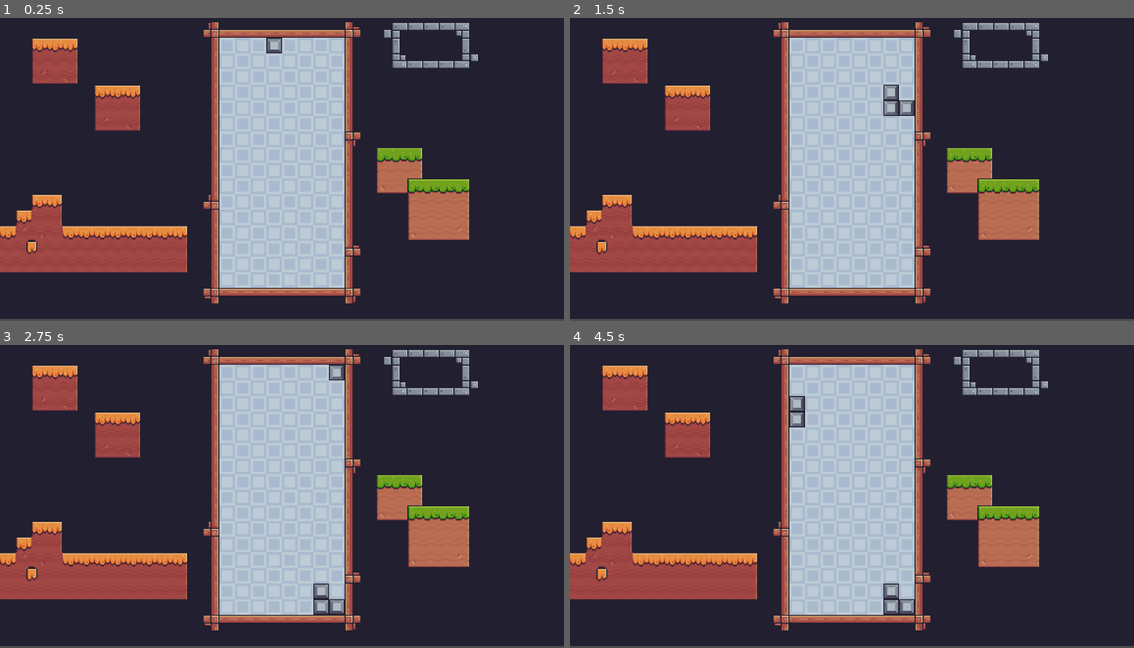
Above: before the commit, frames 1-4 (two rows, left to right).
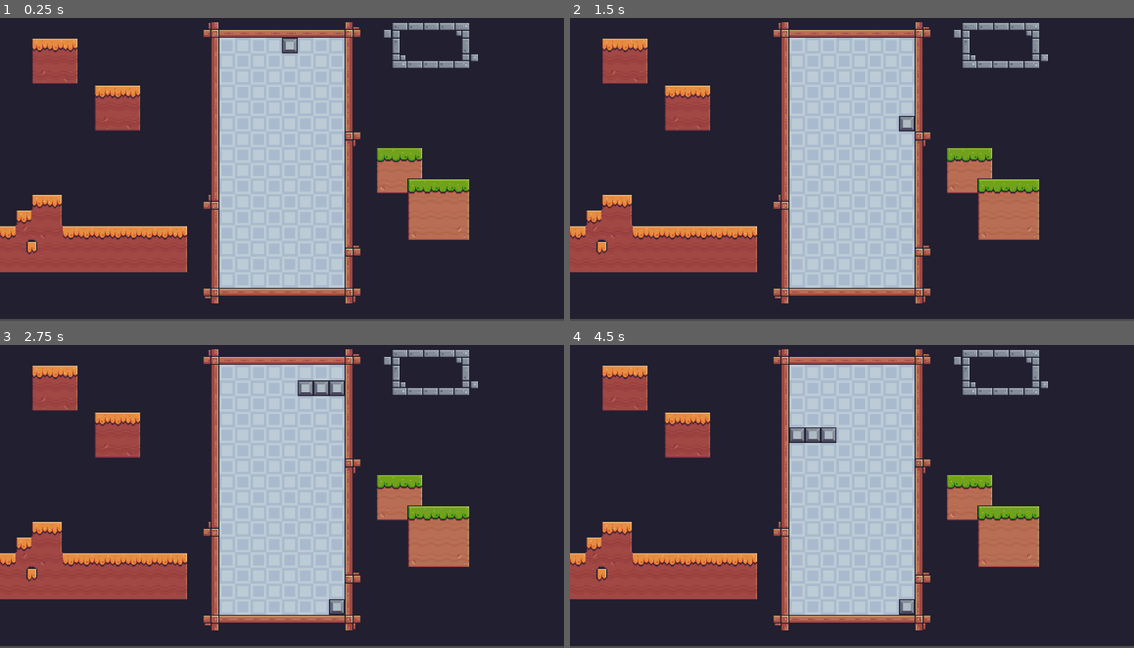
Above: after the commit, the same moments.

Repository: seriousdev-gh/godot_simple_games
Game: Godot game, scene res://scenes/game_tetris.tscn
Same seed, same stepped clock (60 frames per second), same inputs: the game is played once before the commit and once after it.
Inputs:
- Up to frame 1 (0.25 s): no input
- Up to frame 2 (1.5 s): tap Enter at 0.5 s; hold D (right) 0.53-1.28 s; tap Space (rotate) at 0.6, 1.35 s; hold Down (down) from 1.28 s (still down)
- Up to frame 3 (2.75 s): release Down (down) at 2.03 s; hold D (right) from 2.03 s (still down); tap Space (rotate) at 2.1 s
- Up to frame 4 (4.5 s): tap Space (rotate) at 2.85, 3.5, 3.6, 4.35 s; release D (right) at 3.53 s; hold A (left) from 3.53 s (still down)

The runs differ from the first frame. In frame 1, 0.2% of the frame differs, in the area x 47-53%, y 6-12%; in frame 2, 0.5%; in frame 3, 0.7%; in frame 4, 0.8%, in the area x 38-59%, y 16-90%.

Commit message:
rewrite tetris using draw function and only script logic

Diff:
--- a/scenes/block.tscn
+++ /dev/null
@@ -1,8 +0,0 @@
-[gd_scene load_steps=2 format=3 uid="uid://bys3o70iep8p6"]
-
-[ext_resource type="Texture2D" uid="uid://bjcjdusr08ly3" path="res://assets/Terrain (16x16).png" id="1_hyvlp"]
-
-[node name="Block" type="Sprite2D"]
-texture = ExtResource("1_hyvlp")
-region_enabled = true
-region_rect = Rect2(192, 80, 15.9646, 16)
--- a/scenes/block_placed.tscn
+++ /dev/null
@@ -1,34 +0,0 @@
-[gd_scene load_steps=5 format=3 uid="uid://cofwie3ocmxf5"]
-
-[ext_resource type="PackedScene" uid="uid://bys3o70iep8p6" path="res://scenes/block.tscn" id="1_cn66g"]
-
-[sub_resource type="RectangleShape2D" id="RectangleShape2D_hwd5o"]
-size = Vector2(4, 12)
-
-[sub_resource type="RectangleShape2D" id="RectangleShape2D_earpc"]
-size = Vector2(4, 12)
-
-[sub_resource type="RectangleShape2D" id="RectangleShape2D_ma7xu"]
-size = Vector2(12, 4)
-
-[node name="BlockPlaced" type="Node2D"]
-
-[node name="Block" parent="." instance=ExtResource("1_cn66g")]
-
-[node name="block_left" type="Area2D" parent="."]
-
-[node name="CollisionShape2D" type="CollisionShape2D" parent="block_left"]
-position = Vector2(6, 0)
-shape = SubResource("RectangleShape2D_hwd5o")
-
-[node name="block_right" type="Area2D" parent="."]
-
-[node name="CollisionShape2D" type="CollisionShape2D" parent="block_right"]
-position = Vector2(-6, 0)
-shape = SubResource("RectangleShape2D_earpc")
-
-[node name="block_down" type="Area2D" parent="."]
-
-[node name="CollisionShape2D" type="CollisionShape2D" parent="block_down"]
-position = Vector2(0, -6)
-shape = SubResource("RectangleShape2D_ma7xu")
--- a/scenes/game_tetris.tscn
+++ b/scenes/game_tetris.tscn
@@ -1,10 +1,8 @@
-[gd_scene load_steps=19 format=3 uid="uid://ok137eghwank"]
+[gd_scene load_steps=6 format=3 uid="uid://ok137eghwank"]
 
 [ext_resource type="Texture2D" uid="uid://bjcjdusr08ly3" path="res://assets/Terrain (16x16).png" id="1_1hb1v"]
 [ext_resource type="Script" path="res://scripts/game_tetris.gd" id="1_pss6a"]
 [ext_resource type="Texture2D" uid="uid://dvkmgv2tby1pi" path="res://assets/background/Blue.png" id="2_g03vg"]
-[ext_resource type="PackedScene" uid="uid://kpra7gmcmyvk" path="res://scenes/tetris_piece.tscn" id="4_jbkdd"]
-[ext_resource type="PackedScene" uid="uid://bys3o70iep8p6" path="res://scenes/block.tscn" id="5_fqcg6"]
 
 [sub_resource type="TileSetAtlasSource" id="TileSetAtlasSource_slitq"]
 texture = ExtResource("1_1hb1v")
@@ -148,41 +146,10 @@
 [sub_resource type="TileSet" id="TileSet_7gogd"]
 sources/0 = SubResource("TileSetAtlasSource_slitq")
 
-[sub_resource type="RectangleShape2D" id="RectangleShape2D_wrfcj"]
-size = Vector2(18, 18)
-
-[sub_resource type="RectangleShape2D" id="RectangleShape2D_6n4u4"]
-size = Vector2(16, 16)
-
-[sub_resource type="RectangleShape2D" id="RectangleShape2D_6wqjj"]
-size = Vector2(34, 18)
-
-[sub_resource type="RectangleShape2D" id="RectangleShape2D_tj650"]
-size = Vector2(14, 13)
-
-[sub_resource type="RectangleShape2D" id="RectangleShape2D_cor55"]
-size = Vector2(18, 50)
-
-[sub_resource type="RectangleShape2D" id="RectangleShape2D_6ml2w"]
-size = Vector2(11, 11)
-
-[sub_resource type="RectangleShape2D" id="RectangleShape2D_eiv0u"]
-size = Vector2(34, 18)
-
-[sub_resource type="RectangleShape2D" id="RectangleShape2D_yfv5t"]
-size = Vector2(18, 16)
-
-[sub_resource type="RectangleShape2D" id="RectangleShape2D_4hqfs"]
-size = Vector2(14, 14)
-
-[sub_resource type="RectangleShape2D" id="RectangleShape2D_q2sau"]
-size = Vector2(160, 16)
-
-[sub_resource type="RectangleShape2D" id="RectangleShape2D_60dab"]
-size = Vector2(16, 326)
-
 [node name="Tetris" type="Node2D"]
 script = ExtResource("1_pss6a")
+block_texture = ExtResource("1_1hb1v")
+block_source_rect = Rect2(192, 80, 16, 16)
 metadata/_edit_lock_ = true
 
 [node name="TileMap" type="TileMap" parent="."]
@@ -201,96 +168,15 @@
 [node name="Camera2D" type="Camera2D" parent="."]
 zoom = Vector2(2, 2)
 
-[node name="pieces" type="Node" parent="."]
-
-[node name="single" parent="pieces" instance=ExtResource("4_jbkdd")]
-position = Vector2(-275, -264)
-
-[node name="pieces_single_Area2D#CollisionShape2D" type="CollisionShape2D" parent="pieces/single/bounds" index="0"]
-shape = SubResource("RectangleShape2D_wrfcj")
-
-[node name="CollisionShape2D" type="CollisionShape2D" parent="pieces/single/rotation_probe" index="0"]
-shape = SubResource("RectangleShape2D_6n4u4")
-
-[node name="two" parent="pieces" instance=ExtResource("4_jbkdd")]
-position = Vector2(-178, -253)
-
-[node name="LongPressCooldown" parent="pieces/two" index="2"]
-wait_time = 0.1
-
-[node name="pieces_two_Area2D#CollisionShape2D" type="CollisionShape2D" parent="pieces/two/bounds" index="0"]
-position = Vector2(8, 0)
-shape = SubResource("RectangleShape2D_6wqjj")
-
-[node name="CollisionShape2D" type="CollisionShape2D" parent="pieces/two/rotation_probe" index="0"]
-position = Vector2(0, 16.5)
-shape = SubResource("RectangleShape2D_tj650")
-
-[node name="Block2" parent="pieces/two" instance=ExtResource("5_fqcg6")]
-position = Vector2(16, 0)
-
-[node name="three" parent="pieces" instance=ExtResource("4_jbkdd")]
-position = Vector2(-275, -220)
-
-[node name="Block2" parent="pieces/three" instance=ExtResource("5_fqcg6")]
-position = Vector2(0, -16)
-
-[node name="Block3" parent="pieces/three" instance=ExtResource("5_fqcg6")]
-position = Vector2(0, 16)
-
-[node name="CollisionShape2D" type="CollisionShape2D" parent="pieces/three/bounds" index="0"]
-shape = SubResource("RectangleShape2D_cor55")
-
-[node name="CollisionShape2D" type="CollisionShape2D" parent="pieces/three/rotation_probe" index="0"]
-position = Vector2(-15.5, 0)
-shape = SubResource("RectangleShape2D_6ml2w")
-
-[node name="three2" parent="pieces" instance=ExtResource("4_jbkdd")]
-position = Vector2(-109, -274)
-
-[node name="Block2" parent="pieces/three2" instance=ExtResource("5_fqcg6")]
-position = Vector2(16, 0)
-
-[node name="Block3" parent="pieces/three2" instance=ExtResource("5_fqcg6")]
-position = Vector2(0, 16)
-
-[node name="CollisionShape2D" type="CollisionShape2D" parent="pieces/three2/bounds" index="0"]
-position = Vector2(8, 0)
-shape = SubResource("RectangleShape2D_eiv0u")
-
-[node name="CollisionShape2D2" type="CollisionShape2D" parent="pieces/three2/bounds" index="1"]
-position = Vector2(0, 17)
-shape = SubResource("RectangleShape2D_yfv5t")
-
-[node name="CollisionShape2D" type="CollisionShape2D" parent="pieces/three2/rotation_probe" index="0"]
-position = Vector2(-17, 0)
-shape = SubResource("RectangleShape2D_4hqfs")
-
-[node name="block_down" type="Area2D" parent="."]
-position = Vector2(0, 136)
-
-[node name="CollisionShape2D" type="CollisionShape2D" parent="block_down"]
-shape = SubResource("RectangleShape2D_q2sau")
-
-[node name="block_left" type="Area2D" parent="."]
-position = Vector2(-72, 0)
-
-[node name="CollisionShape2D" type="CollisionShape2D" parent="block_left"]
-position = Vector2(0, -35)
-shape = SubResource("RectangleShape2D_60dab")
-
-[node name="block_right" type="Area2D" parent="."]
-position = Vector2(72, 0)
-
-[node name="CollisionShape2D" type="CollisionShape2D" parent="block_right"]
-position = Vector2(0, -35)
-shape = SubResource("RectangleShape2D_60dab")
-
 [node name="placed_blocks" type="Node" parent="."]
 
+[node name="FallTimer" type="Timer" parent="."]
+wait_time = 0.5
+autostart = true
+
+[node name="CooldownTimer" type="Timer" parent="."]
+wait_time = 0.1
+one_shot = true
+
 [connection signal="ready" from="." to="." method="_on_ready"]
-
-[editable path="pieces/single"]
-[editable path="pieces/two"]
-[editable path="pieces/three"]
-[editable path="pieces/three2"]
+[connection signal="timeout" from="FallTimer" to="." method="_on_fall_timer_timeout"]
--- a/scenes/tetris_piece.tscn
+++ /dev/null
@@ -1,29 +0,0 @@
-[gd_scene load_steps=4 format=3 uid="uid://kpra7gmcmyvk"]
-
-[ext_resource type="PackedScene" uid="uid://bys3o70iep8p6" path="res://scenes/block.tscn" id="1_rv00b"]
-[ext_resource type="Script" path="res://scripts/tetris_piece.gd" id="1_vo5vj"]
-[ext_resource type="PackedScene" uid="uid://cofwie3ocmxf5" path="res://scenes/block_placed.tscn" id="2_64pgi"]
-
-[node name="TetrisPiece" type="Node2D"]
-z_index = -1
-script = ExtResource("1_vo5vj")
-placed_block_scene = ExtResource("2_64pgi")
-
-[node name="Block" parent="." instance=ExtResource("1_rv00b")]
-
-[node name="Timer" type="Timer" parent="."]
-wait_time = 0.5
-
-[node name="LongPressCooldown" type="Timer" parent="."]
-wait_time = 0.1
-one_shot = true
-
-[node name="bounds" type="Area2D" parent="."]
-
-[node name="rotation_probe" type="Area2D" parent="."]
-
-[connection signal="timeout" from="Timer" to="." method="_on_timer_timeout"]
-[connection signal="area_entered" from="bounds" to="." method="_on_area_2d_area_entered"]
-[connection signal="area_exited" from="bounds" to="." method="_on_area_2d_area_exited"]
-[connection signal="area_entered" from="rotation_probe" to="." method="_on_rotation_probe_area_entered"]
-[connection signal="area_exited" from="rotation_probe" to="." method="_on_rotation_probe_area_exited"]
--- a/scripts/game_tetris.gd
+++ b/scripts/game_tetris.gd
@@ -1,48 +1,202 @@
 extends Node2D
 
+@export var block_texture: Texture2D
+@export var block_source_rect: Rect2
 const block_size = 16
-const play_field_height = 16
-const play_field_width = 8
-
-func _on_ready():
-	spawn_piece()
-
-func spawn_piece():
-	var pieces = get_node("pieces")
-
-	var count = pieces.get_child_count()
-	var index = randi_range(0, count - 1)
-	var template = pieces.get_child(index)
-	#var template = pieces.get_child(1)
-
-	var piece = template.duplicate()
-	piece.position = Vector2(-block_size/2, -play_field_height*block_size/2 - block_size/2)
-	add_child(piece)
-	piece.get_node("Timer").start()
-	piece.stopped = false
-	piece.on_piece_placed.connect(spawn_piece)
-	piece.on_piece_placed.connect(check_rows)
-
-func check_rows():
-	var rows = {}
-	var blocks = get_node("placed_blocks").get_children()
-	for block in blocks:
-		var y = int(block.position.y)
-		if not rows.get(y):
-			rows[y] = []
-		rows[y].push_back(block)
-
-	var deleted_rows = []
-	for y in rows.keys():
-		var row = rows[y]
-		if row.size() == play_field_width:
-			for block in row:
-				block.queue_free()
-			rows.erase(y)
-			deleted_rows.push_back(y)
-
-	for deleted_y in deleted_rows:
-		for y in rows.keys():
-			if y < deleted_y:
-				for block in rows[y]:
-					block.position.y += block_size
+const rows_count = 16
+const cols_count = 8
+const stick_piece = 4
+
+var rows = []
+var current_piece
+var current_piece_location
+var current_piece_rotation
+
+const pieces = [
+	[
+		Vector2i(0, 0)
+	],
+	[
+		Vector2i(0, 0),
+		Vector2i(0, 1)
+	],
+	[
+		Vector2i(0, -1),
+		Vector2i(0, 0),
+		Vector2i(0, 1)
+	],
+	[
+		Vector2i(0, -1),
+		Vector2i(0, 0),
+		Vector2i(1, 0)
+	],
+	[ # I "stick"
+		Vector2i(0, -1),
+		Vector2i(0, 0),
+		Vector2i(0, 1),
+		Vector2i(0, 2)
+	],
+	[ # square
+		Vector2i(0, 0),
+		Vector2i(0, 1),
+		Vector2i(1, 1),
+		Vector2i(1, 0)
+	],
+	[ # S right
+		Vector2i(-1, -1),
+		Vector2i(0, -1),
+		Vector2i(0, 0),
+		Vector2i(1, 0)
+	],
+	[ # S left
+		Vector2i(-1, 0),
+		Vector2i(0, 0),
+		Vector2i(0, 1),
+		Vector2i(1, 1)
+	],
+	[ # T
+		Vector2i(-1, 0),
+		Vector2i(0, 0),
+		Vector2i(0, -1),
+		Vector2i(1, 0)
+	],
+	[ # L
+		Vector2i(0, 1),
+		Vector2i(0, 0),
+		Vector2i(0, -1),
+		Vector2i(1, -1)
+	]
+]
+
+func _ready():
+	rows.resize(rows_count)
+	for y in range(rows_count):
+		var cols = []
+		cols.resize(cols_count)
+		cols.fill(false)
+		rows[y]=cols
+
+	reset_piece()
+
+func reset_piece():
+	current_piece = randi_range(0, pieces.size() - 1)
+	current_piece_location = Vector2i(cols_count/2, 0)
+	current_piece_rotation = 0
+	$FallTimer.start(0.5)
+
+func _process(_delta):
+	if Input.is_action_just_pressed("down"):
+		$FallTimer.wait_time = 0.1
+		$FallTimer.start(0.05)
+
+	var can_move_left = true
+	var can_move_right = true
+	for loc in piece_grid_positions():
+		if is_collides(loc.x + 1, loc.y):
+			can_move_right = false
+		if is_collides(loc.x - 1, loc.y):
+			can_move_left = false
+
+	if Input.is_action_just_pressed("rotate"):
+		if current_piece == stick_piece:
+			try_to_rotate(0) or try_to_rotate(-1) or try_to_rotate(-2) or\
+					try_to_rotate(1) or try_to_rotate(2)
+		else:
+			try_to_rotate(0) or try_to_rotate(-1) or try_to_rotate(1)
+		queue_redraw()
+
+	var direction = 0
+	if Input.is_action_just_pressed("left") and can_move_left:
+		direction = -1
+		$CooldownTimer.start()
+	elif Input.is_action_just_pressed("right") and can_move_right:
+		direction = 1
+		$CooldownTimer.start()
+	elif $CooldownTimer.is_stopped():
+		if Input.is_action_pressed("left") and can_move_left:
+			direction = -1
+			$CooldownTimer.start()
+		elif Input.is_action_pressed("right") and can_move_right:
+			direction = 1
+			$CooldownTimer.start()
+
+	if direction != 0:
+		current_piece_location.x += direction
+		queue_redraw()
+
+func is_collides(x, y):
+	if y < 0:
+		return
+	return y >= rows_count or x < 0 or x >= cols_count or rows[y][x]
+
+func try_to_rotate(offset):
+	for loc in piece_grid_positions(1):
+		if is_collides(loc.x + offset, loc.y):
+			return false
+
+	current_piece_rotation += 1
+	if offset != 0:
+		current_piece_location.x += offset
+	return true
+
+func rotate_vector2i(vec, amount):
+	match amount % 4:
+		0:
+			return Vector2i(vec.x, vec.y)
+		1:
+			return Vector2i(-vec.y, vec.x)
+		2:
+			return Vector2i(-vec.x, -vec.y)
+		3:
+			return Vector2i(vec.y, -vec.x)
+
+
+func piece_grid_positions(add_rotation = 0):
+	return pieces[current_piece].map(func(block): return block_grid_position(block, add_rotation))
+
+func block_grid_position(block, add_rotation):
+	var rotated_block = rotate_vector2i(block, current_piece_rotation + add_rotation)
+	return current_piece_location + rotated_block
+
+func _on_fall_timer_timeout():
+	var can_move_down = true
+	for loc in piece_grid_positions():
+		if loc.y + 1 >= rows_count or rows[loc.y + 1][loc.x]:
+			can_move_down = false
+
+	if can_move_down:
+		current_piece_location.y += 1
+	else:
+		for loc in piece_grid_positions():
+			rows[loc.y][loc.x] = true
+		check_full_row()
+		reset_piece()
+
+	queue_redraw()
+
+func check_full_row():
+	for y in rows_count:
+		if rows[y].count(true) == cols_count:
+			for yy in range(y, 0, -1):
+				if yy == 0:
+					rows[0].fill(false)
+				else:
+					rows[yy] = rows[yy - 1].duplicate()
+
+func _draw():
+	for y in rows_count:
+		for x in cols_count:
+			if not rows[y][x]:
+				continue
+
+			var rect = Rect2(block_position(x, y), Vector2(block_size, block_size))
+			draw_texture_rect_region(block_texture, rect, block_source_rect)
+
+	for loc in piece_grid_positions():
+		var rect = Rect2(block_position(loc.x, loc.y), Vector2(block_size, block_size))
+		draw_texture_rect_region(block_texture, rect, block_source_rect)
+
+func block_position(x, y):
+	return Vector2(
+		(x - cols_count/2) * block_size,
+		(y - rows_count/2) * block_size)
--- a/scripts/tetris_piece.gd
+++ /dev/null
@@ -1,114 +0,0 @@
-extends Node2D
-
-signal on_piece_placed
-
-@export var placed_block_scene: PackedScene
-@export var stopped = true
-@export var rotations: Array[float] = [0, -PI/2]
-
-const block_size = 16
-const play_field_height = 16
-var can_move_left = true
-var can_move_right = true
-var can_rotate_left = true
-var can_rotate_right = true
-var can_rotate = true
-var intersect_areas_down_rotate = 0
-var intersect_areas_down = 0
-var move_right_after_rotate
-var current_rotation_index = 0
-
-func _process(_delta):
-	if stopped:
-		return
-
-	var direction = 0
-
-	if Input.is_action_just_pressed("rotate"):
-		if intersect_areas_down_rotate == 0:
-			if can_rotate_left and can_rotate_right:
-				current_rotation_index = (current_rotation_index + 1) % rotations.size()
-			elif not can_rotate_left && can_move_right:
-				current_rotation_index = (current_rotation_index + 1) % rotations.size()
-				position.x += block_size
-			elif not can_rotate_right && can_move_left:
-				current_rotation_index = (current_rotation_index + 1) % rotations.size()
-				position.x -= block_size
-			else:
-				print("Cant rotate for some reason")
-		else:
-			print("Cant rotate because lower cell is occupied")
-
-		rotation = rotations[current_rotation_index]
-
-	if Input.is_action_just_pressed("down"):
-		$Timer.wait_time = 0.1
-		$Timer.start(0.05)
-
-	if Input.is_action_just_pressed("left") and can_move_left:
-		direction = -1
-		$LongPressCooldown.start()
-	elif Input.is_action_just_pressed("right") and can_move_right:
-		direction = 1
-		$LongPressCooldown.start()
-	elif $LongPressCooldown.is_stopped():
-		if Input.is_action_pressed("left") and can_move_left:
-			direction = -1
-			$LongPressCooldown.start()
-		elif Input.is_action_pressed("right") and can_move_right:
-			direction = 1
-			$LongPressCooldown.start()
-		else:
-			return
-	else:
-		return
-
-
-	position.x += direction * block_size
-
-func _on_timer_timeout():
-	if stopped:
-		return
-
-	if intersect_areas_down == 0:
-		position.y += block_size
-	else:
-		for child in get_children():
-			if child.name.begins_with("Block"):
-				var block = placed_block_scene.instantiate()
-				block.position = child.global_position
-				get_parent().get_node("placed_blocks").add_child(block)
-		queue_free()
-		on_piece_placed.emit()
-
-func _on_area_2d_area_entered(area):
-	if area.name == 'block_left':
-		can_move_left = false
-	if area.name == 'block_right':
-		can_move_right = false
-	if area.name == 'block_down':
-		intersect_areas_down += 1
-
-func _on_area_2d_area_exited(area):
-	if area.name == 'block_left':
-		can_move_left = true
-	if area.name == 'block_right':
-		can_move_right = true
-	if area.name == 'block_down':
-		intersect_areas_down -= 1
-
-func _on_rotation_probe_area_entered(area):
-	if area.name == 'block_left':
-		can_rotate_left = false
-	if area.name == 'block_right':
-		can_rotate_right = false
-	if area.name == 'block_down':
-		intersect_areas_down_rotate += 1
-
-func _on_rotation_probe_area_exited(area):
-	if area.name == 'block_left':
-		can_rotate_left = true
-	if area.name == 'block_right':
-		can_rotate_right = true
-	if area.name == 'block_down':
-		intersect_areas_down_rotate -= 1
